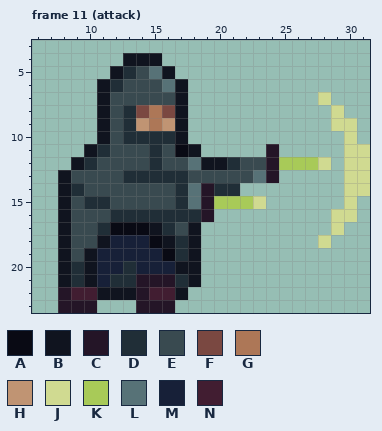
A pixel-art file gets an edit: img/units/castle_cutthroat_anim.aseprite. The first picture shows the starting point.
32x24 pixels, 17 frames. Shown: frame 11 (attack): x 6..31, y 3..23. The commit also changed other frames, which this record leaves out.
Palette (. is transparent): A #090a14  B #10141f  C #241527  D #202e37  E #394a50  F #7a4841  G #ad7757  H #c09473  J #d0da91  K #a8ca58  L #577277  M #172038  N #411d31
Pixels before, frame 11 (attack), first column x 8:
 4 .....BBB................
 5 ....BDELB...............
 6 ...BDEEELB..............
 7 ...BEEEEEB..........J...
 8 ...BEDFGFB...........J..
 9 ...BEDHGHB...........JJ.
10 ...BEDDDDB............J.
11 ..BDEEEDEAB.....C.....JJ
12 .BDEEEEDEELBBDEECKKKJ.JJ
13 BEEEEDDDDDEEEEELC.....JJ
14 BDEEEEEEEDLCDD........JJ
15 BEDDEEEEEDLCKKKJ......J.
16 BEEEDDDDDDDC.........JJ.
17 BEEDAAABDEB..........J..
18 BEEBMMMABDB.........J...
19 BEBMMMMMADB.............
20 BDBMMDMMMBB.............
21 BDBMDDCCCDB.............
22 CNNBBBCNNB..............
23 CCC...CCC...............
Now the later version:
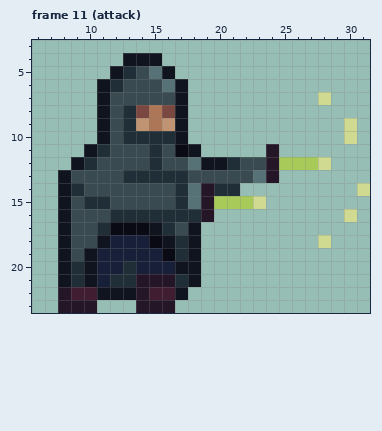
Changes in this commit:
Frame 11 (attack):
y 8..9: x 29 J -> .
y 11..13: x 30..31 JJ -> ..
y 14..15: x 30 J -> .
y 16..17: x 29 J -> .
Boxes around the changes in both pictures, in picture pixels (x1, y1, x2, y2):
erased: (331, 105, 370, 235)
